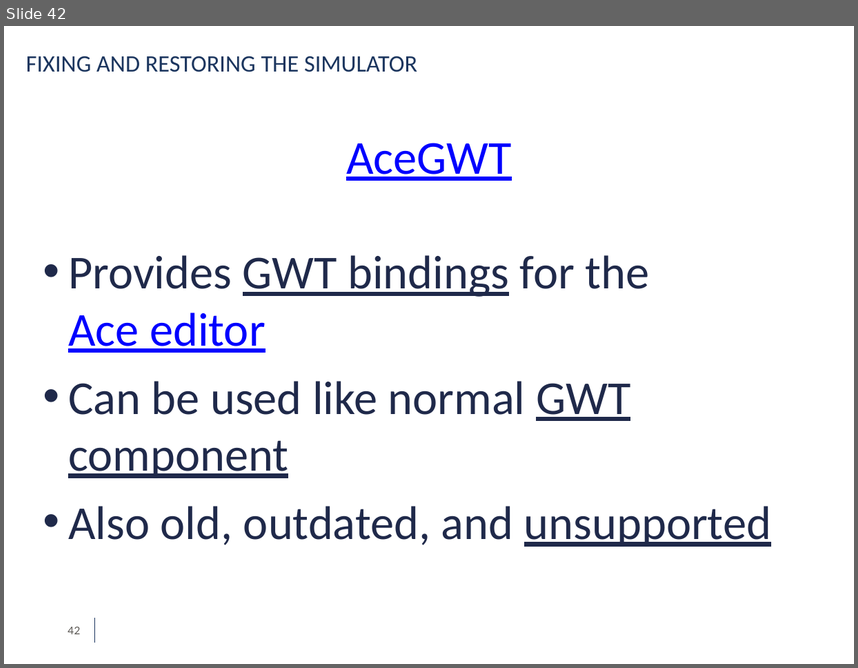
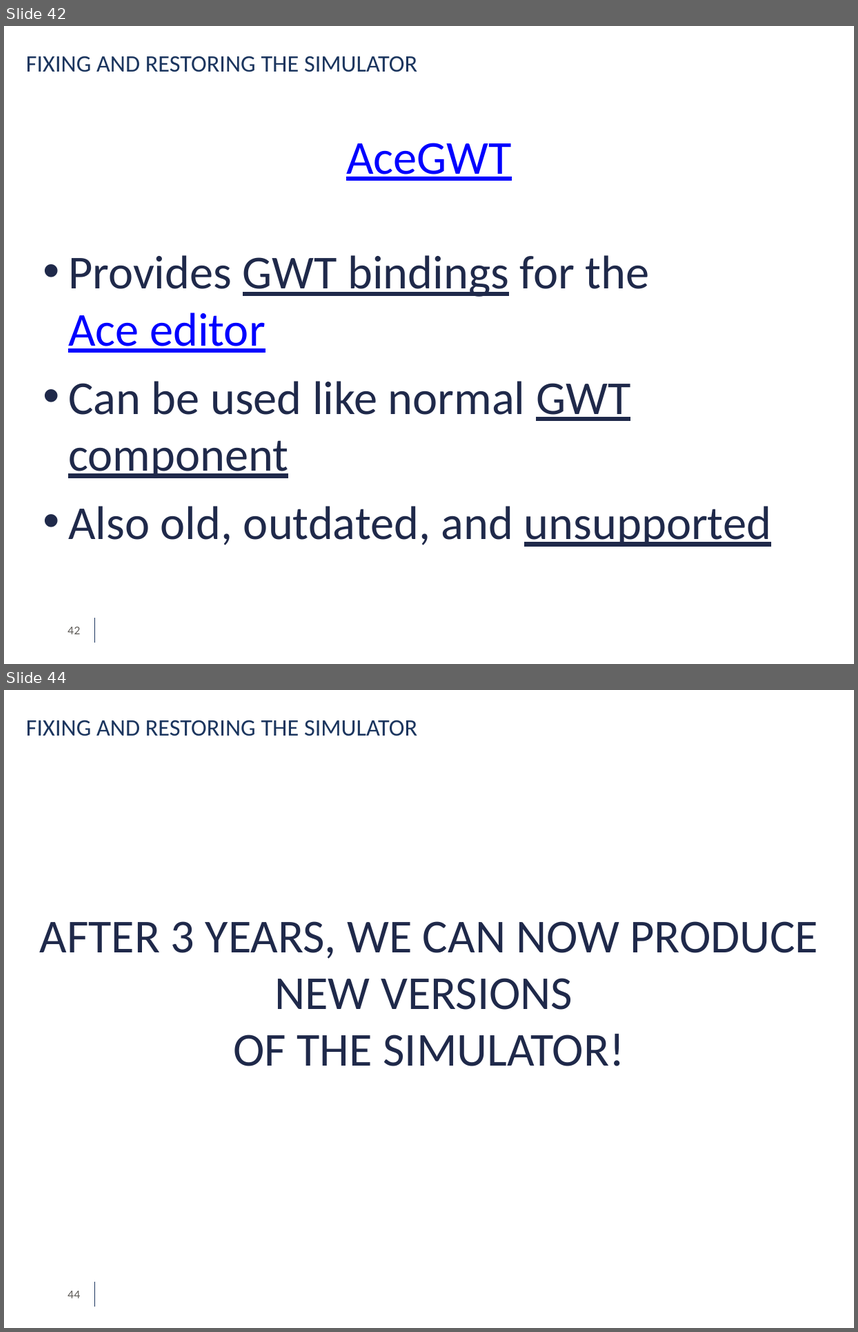
Before and after one commit to simdeistud/bachelors-thesis, a slide deck: SlidesDeiana4_3 -ABRIDGED.pptx. Shown one above the other, each under a label of ours: slide 42 before the commit, slides 42 and 44 after it; the slides between them are not shown. The pictures are 858x668 and 858x1332 pixels, drawn with LibreOffice and Linux fonts; fonts in the diff are those of the drawing; background and template pictures are left out. Boxes give left, top, right and bottom in pixels: in the first picture for what was removed or moved away, otherwise in the second. Text is boxed around its words. In the diff, an @@ line names an element or a change of style, - is before the commit and + after.

```diff
--- a/SlidesDeiana4_3 -ABRIDGED.pptx
+++ b/SlidesDeiana4_3 -ABRIDGED.pptx
@@ slide 44 added at box(4, 690, 854, 1328), background #FFFFFF; not listed: 2 template elements that a slide beside it also shows @@
@@ text added at box(26, 720, 417, 736), 20 pt, text #1B355E @@
+FIXING AND RESTORING THE SIMULATOR
@@ text added at box(39, 921, 819, 1066), 40 pt, text #1F294A @@
+AFTER 3 YEARS, WE CAN NOW PRODUCE NEW VERSIONS
+OF THE SIMULATOR!
@@ page number added at box(67, 1290, 80, 1298), 9 pt, text #5B5854 @@
+44
```
Also in this commit, not shown: 10 slides changed, 1 other file.
